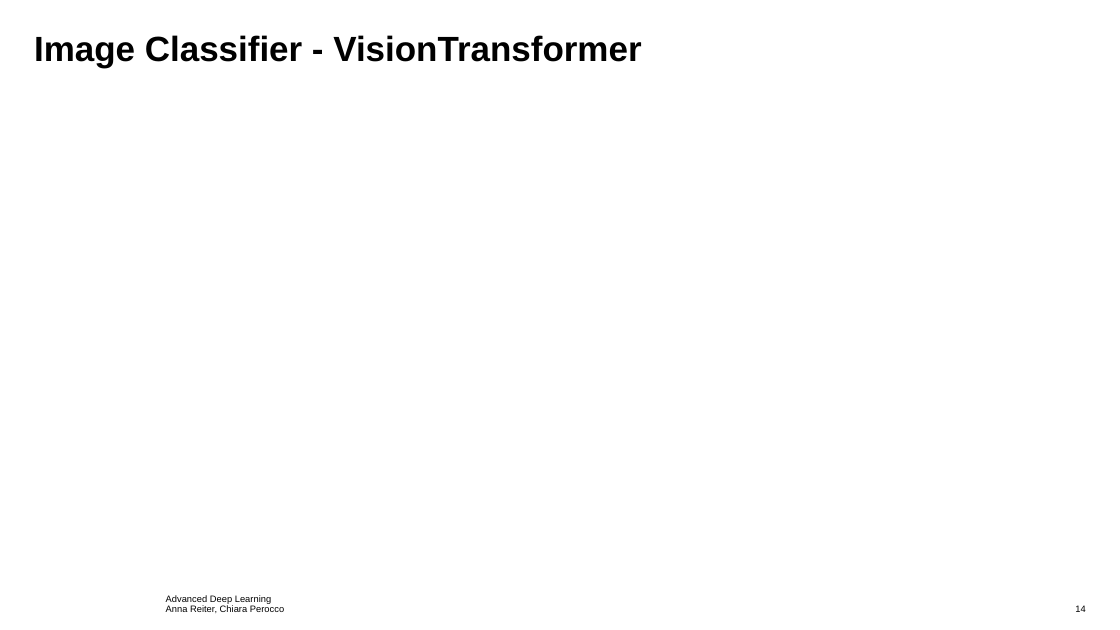
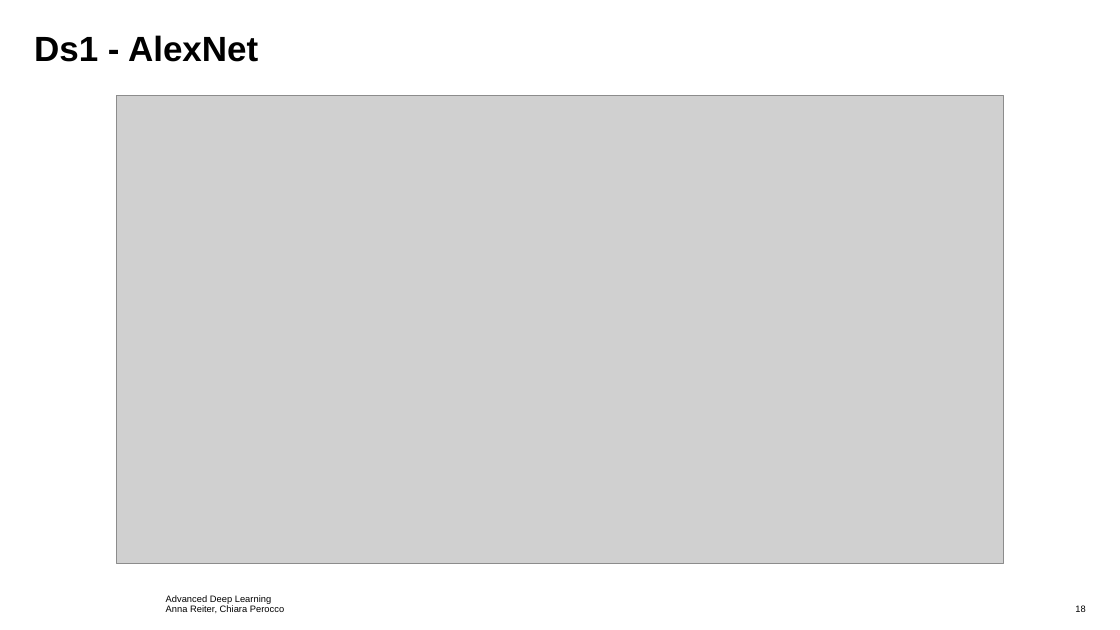
Before and after one commit to ChiaraPerocco/ADL-Project, a slide deck: slide 18 of pres.pptx (slide 14 before the commit). Drawn at 1120x630 pixels with LibreOffice and Linux fonts; fonts in the diff are those of the drawing; grey boxes stand for pictures; background and template pictures are left out. Boxes give left, top, right and bottom in pixels: in the first picture for what was removed or moved away, otherwise in the second. Text is boxed around its words. In the diff, an @@ line names an element or a change of style, - is before the commit and + after.

```diff
--- a/pres.pptx
+++ b/pres.pptx
@@ title at box(34, 35, 258, 62): text changed @@
-Image Classifier - VisionTransformer
+Ds1 - AlexNet
@@ picture added at box(117, 96, 1004, 565) @@
@@ page number at box(1075, 605, 1085, 612): text changed @@
-14
+18
```
Also in this commit, not shown: 5 other slides changed, 13 slides added.
